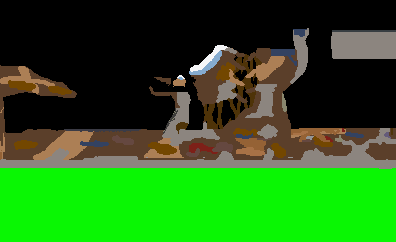
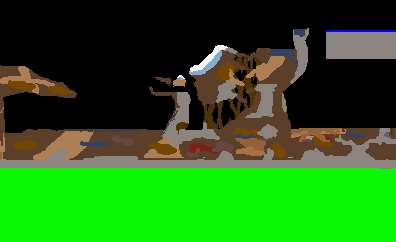
Before/after of a 396×242 layered artwork. What changed in the layer stack:
painted on "MapFg#1" over (326, 30, 396, 59)
added layer "brick_pavement-Kopie" above "brick_pavement" over (326, 30, 396, 32)
added layer "brick_pavement" above "tunnel_city" over (326, 30, 396, 32)
painted on "rock" over (326, 32, 333, 59)
